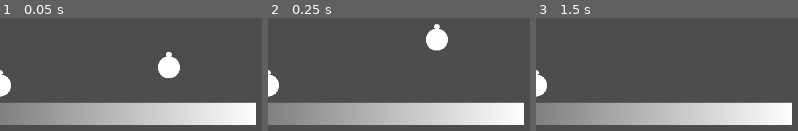
Above: before the commit, frames 1-3 (left to right).
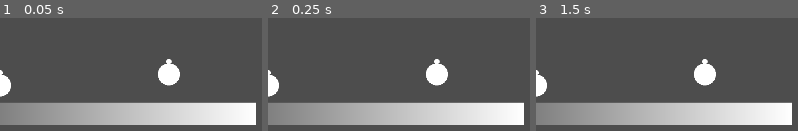
Above: after the commit, the same moments.

Repository: Verisran/EdiGameJam25
Game: Godot game, scene res://Level/debug_level.tscn
Two runs of this game, one before a commit and one after it. Both use one fixed random seed, a clock stepped at 60 frames per second and the inputs below. This scene is started directly instead of the project's main scene.
Inputs (mouse positions are in pixels of both pictures, inside the frame that each line leads up to):
- Up to frame 1 (0.05 s): no input
- Up to frame 2 (0.25 s): no input
- Up to frame 3 (1.5 s): move the mouse to (outside the picture) at 0.52 s; hold D (Right) from 0.53 s (still down); tap Space (Jump) at 0.77 s; tap Enter at 1.25 s; move the mouse to (outside the picture) at 1.27 s

The runs differ from the first frame. In frame 1, 1.2% of the frame differs, in the area x 60-69%, y 30-61%; in frame 2, 2.8%, in the area x 60-69%, y 5-61%; in frame 3, 1.4%.
Error in both runs: Cannot call method 'get_child' on a null value. (res://Autoloads/GameManager.gd:4)

Commit message:
Added Load, Main, Start, Death UI, extra cond for level

Diff:
--- a/Autoloads/GameManager.gd
+++ b/Autoloads/GameManager.gd
@@ -3,34 +3,67 @@
 @onready var GameRoot: Node = get_tree().get_root().get_node("GameRoot")
 @onready var LevelRoot: Node2D = GameRoot.get_child(0)
 @onready var PlayerRoot: Node2D = GameRoot.get_child(1)
+@onready var ui_root: CanvasLayer = GameRoot.get_child(2)
+
 @onready var player: Player = PlayerRoot.get_child(0)
+@onready var load_ui: ColorRect = preload("res://UIScenes/loading.tscn").instantiate()
+@onready var pre_level_start: ColorRect = preload("res://UIScenes/pre_level_start.tscn").instantiate()
+@onready var death_screen: ColorRect = preload("res://UIScenes/you_died.tscn").instantiate()
 
 var current_level: Resource
+var level_started: bool = false
 
 func _ready() -> void:
 	set_process_mode(Node.PROCESS_MODE_ALWAYS)
 	reset_player()
-	change_level("res://Level/debug_level.tscn")
+	change_level("res://Level/main_menu.tscn")
 
 func change_level(level_path: String)->void:
+	level_started = false
+	GameRoot.add_child(load_ui)
 	ResourceLoader.load_threaded_request(level_path)
-	while(true):
+	var loading: bool = true
+	while(loading):
 		if(ResourceLoader.load_threaded_get_status(level_path) != ResourceLoader.THREAD_LOAD_LOADED):
 			break
-		if(ResourceLoader.load_threaded_get_status(level_path) != ResourceLoader.THREAD_LOAD_FAILED):
+		if(ResourceLoader.load_threaded_get_status(level_path) == ResourceLoader.THREAD_LOAD_FAILED):
+			change_level("res://Level/main_menu.tscn")
 			return
-		await get_tree().create_timer(0.16666).timeout
+
 	current_level = ResourceLoader.load_threaded_get(level_path)
 	add_level()
+	GameRoot.remove_child(load_ui)
 
 func add_level()->void:
+	if(ui_root.get_node_or_null("You") != null):
+		ui_root.remove_child(death_screen)
+
 	if(LevelRoot.get_child_count() > 0):
-		LevelRoot.remove_child(LevelRoot.get_child(0))
+		var old_level: Node = LevelRoot.get_child(0)
+		LevelRoot.remove_child(old_level)
+		old_level.queue_free()
 	LevelRoot.add_child(current_level.instantiate())
-	level_start()
+	if(LevelRoot.get_child(0).get_node_or_null("OverrideCam") == null):
+		player.camera.set_enabled(true)
+		player.camera.make_current()
+		ui_root.add_child(pre_level_start)
+	else:
+		player.camera.set_enabled(false)
 
 func level_start()->void:
 	player.start()
+	level_started = true
+	ui_root.remove_child(pre_level_start)
+
+func restart_level()->void:
+	level_started = false
+	add_level()
 
 func reset_player()->void:
 	player.reset()
+
+func show_death_screen()->void:
+	ui_root.add_child(death_screen)
+
+func distance_to_player(from: Node2D)->float:
+	return from.position.distance_to(player.position)
--- a/Bubbles/bubble_base.gd
+++ b/Bubbles/bubble_base.gd
@@ -29,6 +29,8 @@
 		add_child(collider)
 
 func _physics_process(delta: float)->void:
+	if(GameManager.distance_to_player(self) > 1000 or !GameManager.level_started):
+		return
 	if(speed != 0):
 		velocity = direc*speed
 		move_and_slide()
--- a/Health/health.gd
+++ b/Health/health.gd
@@ -15,9 +15,13 @@
 	my_hitbox.shape = shape
 
 func take_damage(damage: float)->void:
+	print("Took: ", damage)
 	health -= damage
 	if(health <= 0):
 		die()
 
 func die()->void:
 	get_parent().death_seq()
+
+func reset_health()->void:
+	health = target_health
--- /dev/null
+++ b/Level/GameRoot/Boundary.gd
@@ -0,0 +1,5 @@
+extends Area2D
+
+func _on_body_entered(body: Node2D) -> void:
+	if(body is Player):
+		body.death_seq()
--- a/Level/GameRoot/game_root.tscn
+++ b/Level/GameRoot/game_root.tscn
@@ -1,6 +1,9 @@
-[gd_scene load_steps=2 format=3 uid="uid://be8uwg3djjkpy"]
+[gd_scene load_steps=4 format=3 uid="uid://be8uwg3djjkpy"]
 
+[ext_resource type="Script" path="res://Level/GameRoot/Boundary.gd" id="2_chrk2"]
 [ext_resource type="PackedScene" uid="uid://cjmis435pqcrb" path="res://Player/Player.tscn" id="3_awbhi"]
+
+[sub_resource type="WorldBoundaryShape2D" id="WorldBoundaryShape2D_mmj5v"]
 
 [node name="GameRoot" type="Node"]
 
@@ -10,3 +13,17 @@
 
 [node name="CharacterBody2D" parent="PlayerRoot" instance=ExtResource("3_awbhi")]
 collision_layer = 2
+
+[node name="UIRoot" type="CanvasLayer" parent="."]
+
+[node name="WorldDeathBarrier" type="Area2D" parent="."]
+position = Vector2(8, 992)
+collision_layer = 0
+collision_mask = 2
+script = ExtResource("2_chrk2")
+
+[node name="CollisionShape2D" type="CollisionShape2D" parent="WorldDeathBarrier"]
+shape = SubResource("WorldBoundaryShape2D_mmj5v")
+debug_color = Color(0, 0.595, 0.7, 1)
+
+[connection signal="body_entered" from="WorldDeathBarrier" to="WorldDeathBarrier" method="_on_body_entered"]
--- /dev/null
+++ b/Level/main_menu.tscn
@@ -0,0 +1,15 @@
+[gd_scene load_steps=2 format=3 uid="uid://ym4uc3uc3sm0"]
+
+[ext_resource type="Script" path="res://UIScenes/Buttons/LoadLevel.gd" id="1_c15tx"]
+
+[node name="MainMenu" type="Node2D"]
+
+[node name="ChangeLevelButton" type="Button" parent="."]
+offset_left = -576.0
+offset_top = -256.0
+offset_right = -384.0
+offset_bottom = -192.0
+text = "Play!"
+script = ExtResource("1_c15tx")
+
+[node name="OverrideCam" type="Camera2D" parent="."]
--- a/Player/Player.tscn
+++ b/Player/Player.tscn
@@ -51,11 +51,12 @@
 fill_from = Vector2(0, 1)
 fill_to = Vector2(1, 1)
 
-[node name="CharacterBody2D" type="CharacterBody2D" node_paths=PackedStringArray("health")]
+[node name="CharacterBody2D" type="CharacterBody2D" node_paths=PackedStringArray("camera", "health")]
 physics_interpolation_mode = 1
 floor_constant_speed = true
 floor_max_angle = 1.0472
 script = ExtResource("1_t8wne")
+camera = NodePath("SmoothCam/Camera2D")
 health = NodePath("Health")
 
 [node name="CollisionShape2D" type="CollisionShape2D" parent="."]
@@ -90,7 +91,7 @@
 target = NodePath("../CollisionShape2D")
 
 [node name="Camera2D" type="Camera2D" parent="SmoothCam"]
-zoom = Vector2(1.25, 1.25)
+enabled = false
 process_callback = 0
 position_smoothing_enabled = true
 position_smoothing_speed = 20.0
--- a/Player/PlayerControl.gd
+++ b/Player/PlayerControl.gd
@@ -1,7 +1,7 @@
 extends BaseKinematic
 class_name Player
 
-@onready var camera: Camera2D = $SmoothCam/Camera2D
+@export var camera: Camera2D
 @export var health: HealthBase
 @onready var point: MeshInstance2D = $CollisionShape2D/point
 
@@ -41,6 +41,8 @@
 	point.top_level = true
 
 func _physics_process(_delta: float) -> void:
+	if(!GameManager.level_started):
+		return
 	if(!disabled):
 		var direc: float = move_dir
 		get_wall_side()
@@ -127,14 +129,17 @@
 
 func death_seq()->void:
 	await get_tree().create_timer(0.1, false).timeout
+	GameManager.show_death_screen()
 	reset()
 
 func reset()->void:
 	disabled = true
 	velocity = Vector2.ZERO
 	position = Vector2.ZERO
-
+	self.visible = false
 
 func start()->void:
 	reset()
+	health.reset_health()
 	disabled = false
+	self.visible = true
--- /dev/null
+++ b/UIScenes/Buttons/LoadLevel.gd
@@ -0,0 +1,7 @@
+extends Button
+class_name ChangeLevelButton
+
+@export var level_path: String = "res://Level/debug_level.tscn"
+
+func _ready() -> void:
+	self.button_up.connect(GameManager.change_level.bind(level_path))
--- /dev/null
+++ b/UIScenes/Buttons/RestartLevelButton.gd
@@ -0,0 +1,5 @@
+extends Button
+class_name RestartLevelButton
+
+func _ready() -> void:
+	self.button_up.connect(GameManager.restart_level)
--- /dev/null
+++ b/UIScenes/Buttons/StartLevelButton.gd
@@ -0,0 +1,5 @@
+extends Button
+class_name StartLevelButton
+
+func _ready() -> void:
+	self.button_up.connect(GameManager.level_start)
--- /dev/null
+++ b/UIScenes/loading.tscn
@@ -0,0 +1,17 @@
+[gd_scene format=3 uid="uid://bhsjfrat4etie"]
+
+[node name="Loading" type="ColorRect"]
+offset_right = 1440.0
+offset_bottom = 810.0
+color = Color(0.230263, 0.510064, 0.549081, 1)
+
+[node name="Label" type="Label" parent="."]
+layout_mode = 0
+offset_left = 576.0
+offset_top = 576.0
+offset_right = 896.0
+offset_bottom = 640.0
+theme_override_font_sizes/font_size = 40
+text = "LOADING"
+horizontal_alignment = 1
+vertical_alignment = 1
--- /dev/null
+++ b/UIScenes/pre_level_start.tscn
@@ -0,0 +1,18 @@
+[gd_scene load_steps=2 format=3 uid="uid://c8gb2ejl0rdyo"]
+
+[ext_resource type="Script" path="res://UIScenes/Buttons/StartLevelButton.gd" id="1_mac08"]
+
+[node name="PreLevelStart" type="ColorRect"]
+offset_right = 1440.0
+offset_bottom = 810.0
+color = Color(3.60981e-07, 0.357194, 0.430837, 0.298039)
+
+[node name="StartLevelButton" type="Button" parent="."]
+layout_mode = 0
+offset_left = 72.0
+offset_top = 136.0
+offset_right = 264.0
+offset_bottom = 200.0
+theme_override_font_sizes/font_size = 25
+text = "Start"
+script = ExtResource("1_mac08")
--- /dev/null
+++ b/UIScenes/you_died.tscn
@@ -0,0 +1,41 @@
+[gd_scene load_steps=3 format=3 uid="uid://mplsmogvvvc6"]
+
+[ext_resource type="Script" path="res://UIScenes/Buttons/RestartLevelButton.gd" id="1_23yv5"]
+[ext_resource type="Script" path="res://UIScenes/Buttons/LoadLevel.gd" id="2_11dhw"]
+
+[node name="You" type="ColorRect"]
+offset_right = 1444.0
+offset_bottom = 810.0
+color = Color(0.396207, 0.0652095, 0.168921, 0.384314)
+
+[node name="Died" type="Label" parent="."]
+layout_mode = 0
+offset_left = 616.0
+offset_top = 368.0
+offset_right = 804.0
+offset_bottom = 423.0
+theme_override_font_sizes/font_size = 40
+text = "YOU DIED"
+horizontal_alignment = 1
+vertical_alignment = 1
+
+[node name="RestartLevelButton" type="Button" parent="."]
+layout_mode = 0
+offset_left = 512.0
+offset_top = 480.0
+offset_right = 896.0
+offset_bottom = 544.0
+theme_override_font_sizes/font_size = 25
+text = "Restart"
+script = ExtResource("1_23yv5")
+
+[node name="ChangeLevelButton" type="Button" parent="."]
+layout_mode = 0
+offset_left = 512.0
+offset_top = 576.0
+offset_right = 896.0
+offset_bottom = 640.0
+theme_override_font_sizes/font_size = 25
+text = "Main Menu"
+script = ExtResource("2_11dhw")
+level_path = "res://Level/main_menu.tscn"
